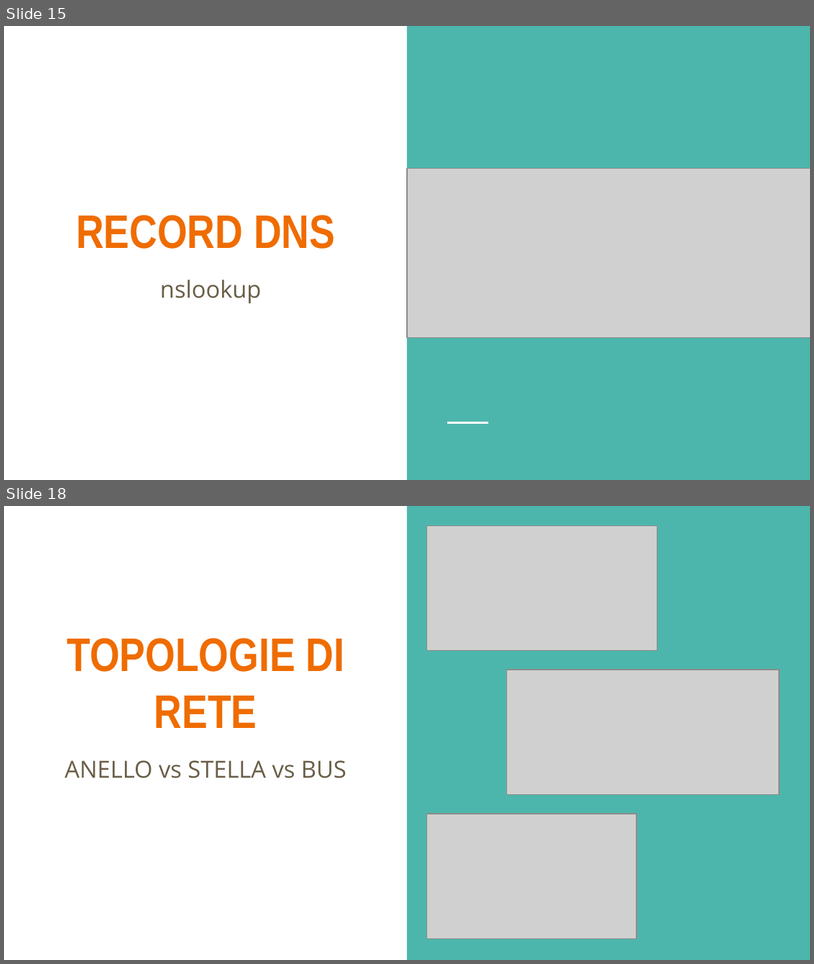
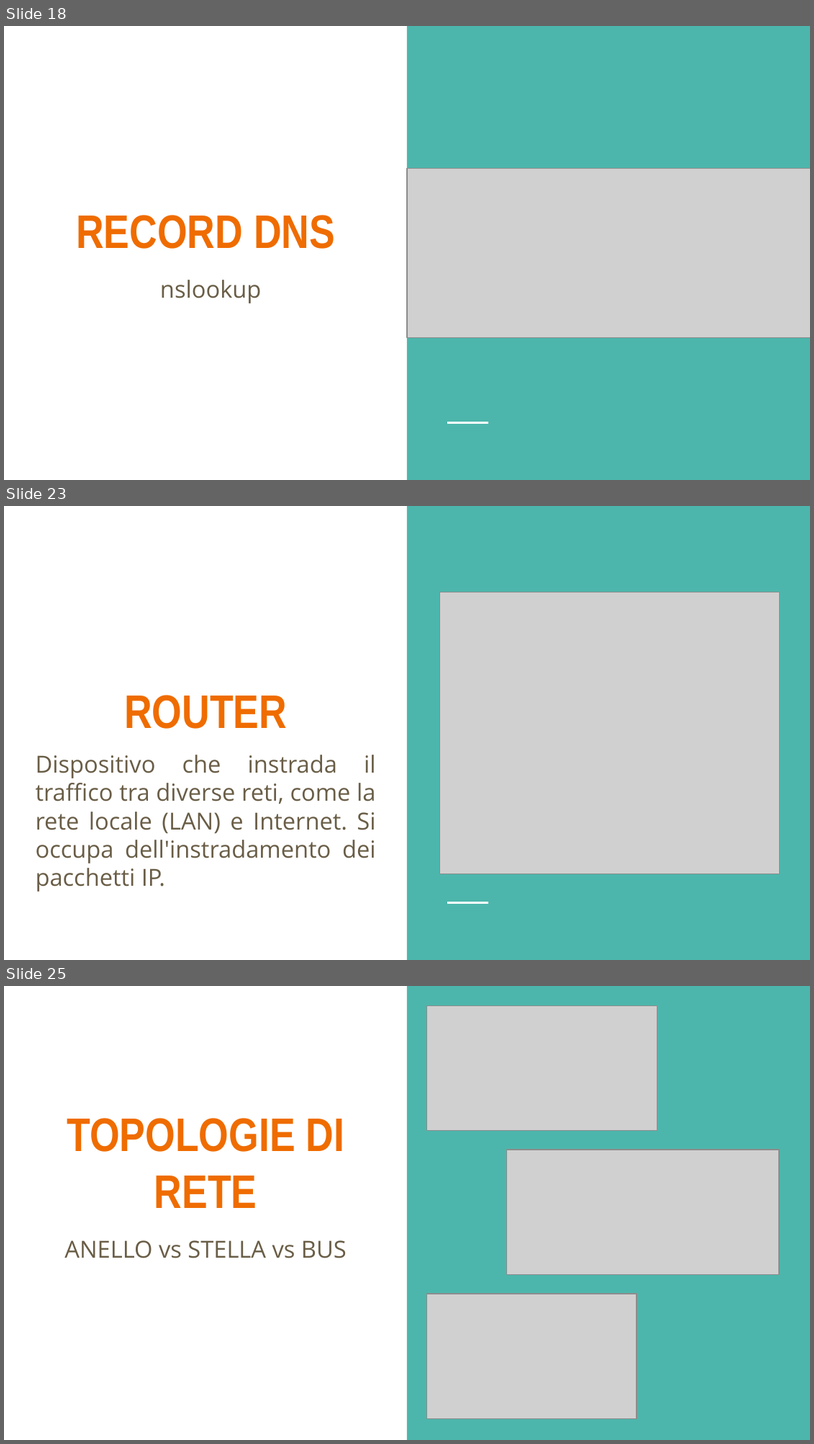
Before and after one commit to LeleCazza/LeleCazza.github.io, a slide deck: reti_informatiche/materiale/lezione_1_reti_introduzione.pptx. Shown one above the other, each under a label of ours: slides 15 and 18 before the commit, slides 18, 23 and 25 after it; the slides between them are not shown. The pictures are 814x964 and 814x1444 pixels, drawn with LibreOffice and Linux fonts; fonts in the diff are those of the drawing; grey boxes stand for pictures. Boxes give left, top, right and bottom in pixels: in the first picture for what was removed or moved away, otherwise in the second. Text is boxed around its words. In the diff, an @@ line names an element or a change of style, - is before the commit and + after.

Commit message:
update reti informatiche

```diff
--- a/reti_informatiche/materiale/lezione_1_reti_introduzione.pptx
+++ b/reti_informatiche/materiale/lezione_1_reti_introduzione.pptx
@@ slide 23 added at (4, 506, 810, 960), background #FFFFFF; not listed: 2 template elements that a slide beside it also shows @@
@@ picture added at (440, 592, 781, 874) @@
@@ title added at (124, 695, 287, 728), 42 pt, text #EF6C00, bold @@
+ROUTER
@@ text added at (36, 754, 376, 891), 21 pt, text #695D46 @@
+Dispositivo che instrada il traffico tra diverse reti, come la rete locale (LAN) e Internet. Si occupa dell'instradamento dei pacchetti IP.
@@ what was slide 15 is now slide 18 @@
@@ what was slide 18 is now slide 25 @@
```
Also in this commit, not shown: 1 slide changed, 8 other slides added, 2 slides removed, 7 other files.
